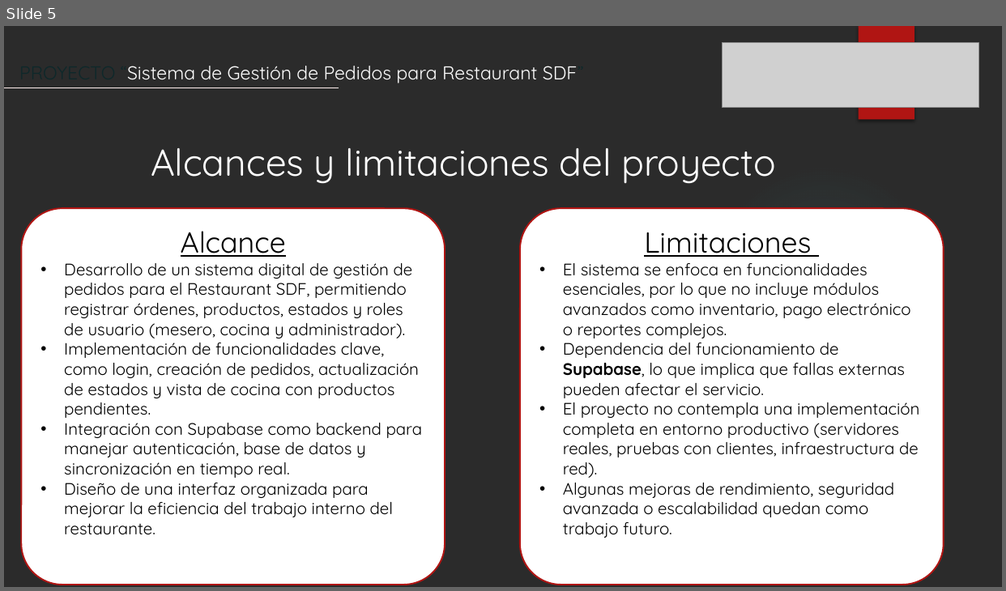
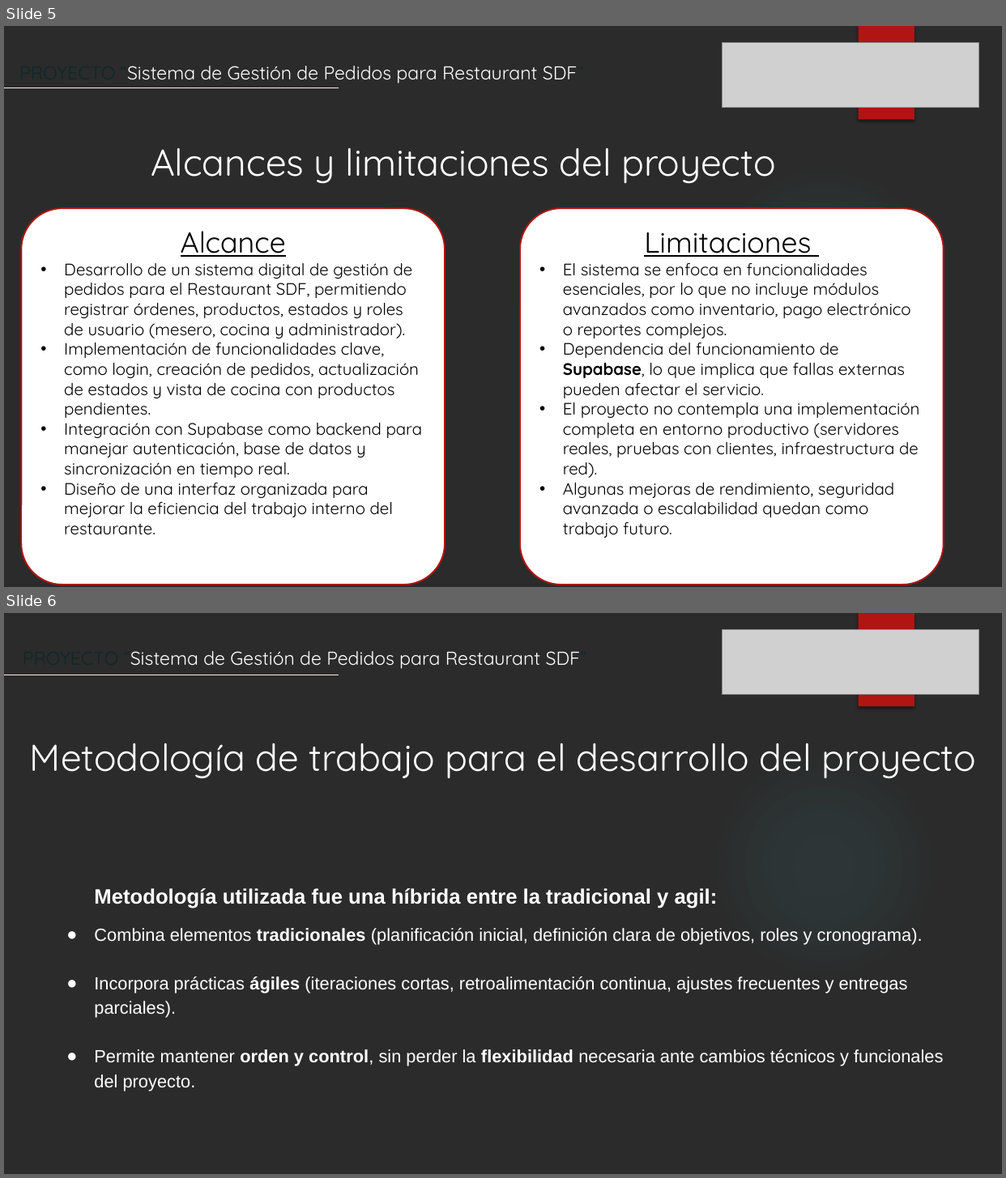
Before and after one commit to DiegoJimenez2003/Capstone_repo_06, a slide deck: Fase 2/Formato Presentación final 2025.pptx. Shown one above the other, each under a label of ours: slide 5 before the commit, slides 5 and 6 after it. The pictures are 1006x591 and 1006x1178 pixels, drawn with LibreOffice and Linux fonts; fonts in the diff are those of the drawing; grey boxes stand for pictures; background and template pictures are left out; a plain dark background stands for a picture behind light text. Boxes give left, top, right and bottom in pixels: in the first picture for what was removed or moved away, otherwise in the second. Text is boxed around its words. In the diff, an @@ line names an element or a change of style, - is before the commit and + after.

```diff
--- a/Fase 2/Formato Presentación final 2025.pptx
+++ b/Fase 2/Formato Presentación final 2025.pptx
@@ slide 6 added at (4,613,1002,1174), background picture (left out); not listed: 2 template elements that a slide beside it also shows @@
@@ picture added at (722,630,979,695) @@
@@ text added at (124,651,587,669), 18 pt, text #FFFFFF @@
+PROYECTO “Sistema de Gestión de Pedidos para Restaurant SDF”
@@ line added from (4, 675) to (339, 675), #FFEFED 1.25 pt @@
@@ text added at (30,743,975,779), 36 pt, text #FFFFFF @@
+Metodología de trabajo para el desarrollo del proyecto
@@ text added at (94,888,943,1091), 17 pt, text #FFFFFF @@
+Metodología utilizada fue una híbrida entre la tradicional y agil:
+● Combina elementos tradicionales (planificación inicial, definición clara de objetivos, roles y cronograma).
+● Incorpora prácticas ágiles (iteraciones cortas, retroalimentación continua, ajustes frecuentes y entregas parciales).
+● Permite mantener orden y control, sin perder la flexibilidad necesaria ante cambios técnicos y funcionales del proyecto.
```
Also in this commit, not shown: 5 slides changed, 2 slides removed.
